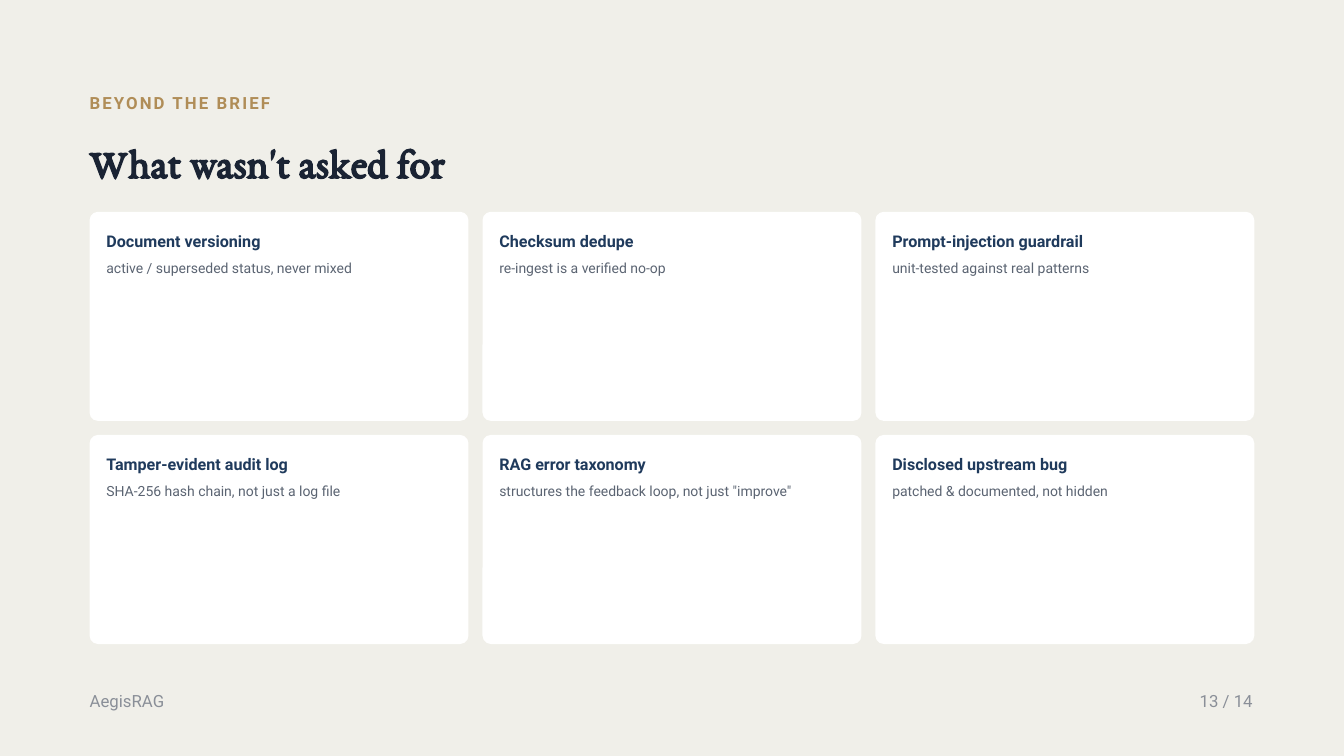
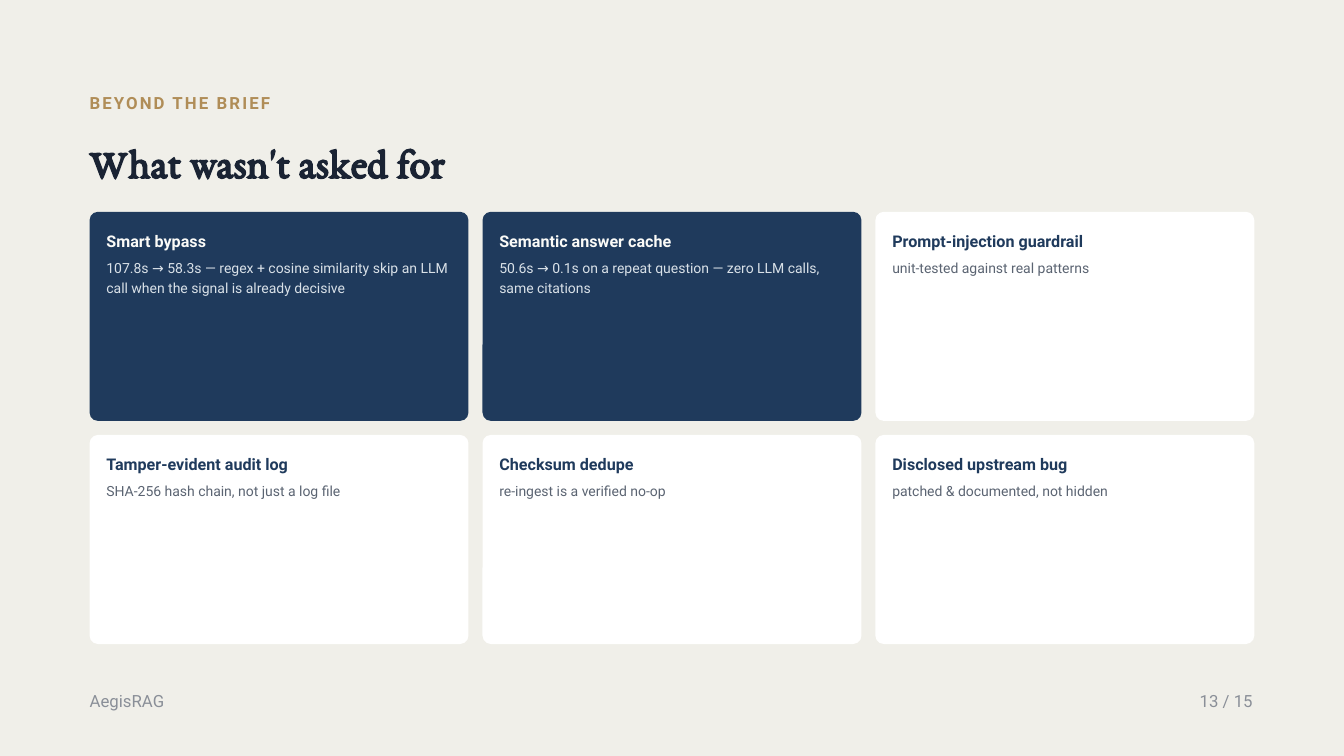
Before and after one commit to mad0907/aegisRag, a slide deck: slide 13 of doc/presentation/AegisRAG — Enterprise Agentic Document Intelligence Platform.pptx. Drawn at 1344x756 pixels with LibreOffice and Linux fonts; fonts in the diff are those of the drawing. Boxes give left, top, right and bottom in pixels: in the first picture for what was removed or moved away, otherwise in the second. Text is boxed around its words. In the diff, an @@ line names an element or a change of style, - is before the commit and + after.

Commit message:
Swap primary/fallback Ollama models for latency; add smart bypass, semantic answer cache, OpenWebUI task detection
llama3.2:3b is now primary (~2x faster generation than qwen2.5:7b-instruct
on CPU-only hardware); qwen2.5:7b-instruct becomes the fallback. Updated
settings.py, .env.example, README, deployment docs, ADR-004, and the deck.

Also lands the two config-toggleable latency optimizations built this
session: a regex/cosine-similarity smart bypass for the Planner and
Evidence Validator (107.8s -> 58.3s), a Postgres+pgvector semantic answer
cache (50.6s -> 0.1s on repeat/paraphrased questions), and OpenWebUI
title-generation short-circuiting so its internal calls don't run the
full 5-agent pipeline. Fixes PHOENIX_WORKING_DIR so Phoenix trace history
actually persists across `make down`.

```diff
--- a/doc/presentation/AegisRAG — Enterprise Agentic Document Intelligence Platform.pptx
+++ b/doc/presentation/AegisRAG — Enterprise Agentic Document Intelligence Platform.pptx
@@ rounded rectangle at (90, 212, 469, 420): fill #FFFFFF to #1F3A5C @@
@@ text at (106, 235, 206, 251): text changed; text colour #1F3A5C to #FBFBF8 @@
-Document versioning
+Smart bypass
@@ rounded rectangle at (483, 212, 862, 420): fill #FFFFFF to #1F3A5C @@
@@ text at (499, 235, 671, 247): text changed; text colour #1F3A5C to #FBFBF8 @@
-Checksum dedupe
+Semantic answer cache
@@ text at (106, 262, 448, 296): text changed; text colour #5B6472 to #D9E1E8 @@
-active / superseded status, never mixed
+107.8s → 58.3s — regex + cosine similarity skip an LLM call when the signal is already decisive
@@ text at (499, 262, 820, 293): text changed; text colour #5B6472 to #D9E1E8 @@
-re-ingest is a verified no-op
+50.6s → 0.1s on a repeat question — zero LLM calls, same citations
@@ text at (499, 458, 634, 474): text changed @@
-RAG error taxonomy
+Checksum dedupe
@@ text at (499, 485, 665, 499): text changed @@
-structures the feedback loop, not just "improve"
+re-ingest is a verified no-op
@@ text at (1200, 695, 1253, 707): text changed @@
-13 / 14
+13 / 15
```
Also in this commit, not shown: 12 other slides changed, 1 slide added, 24 other files.
